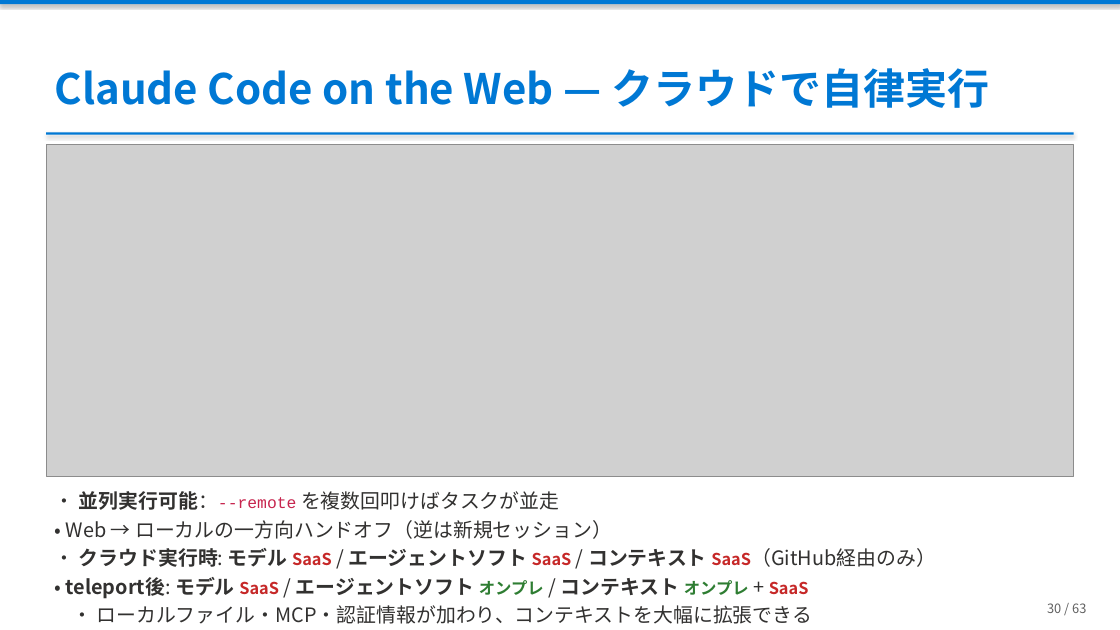
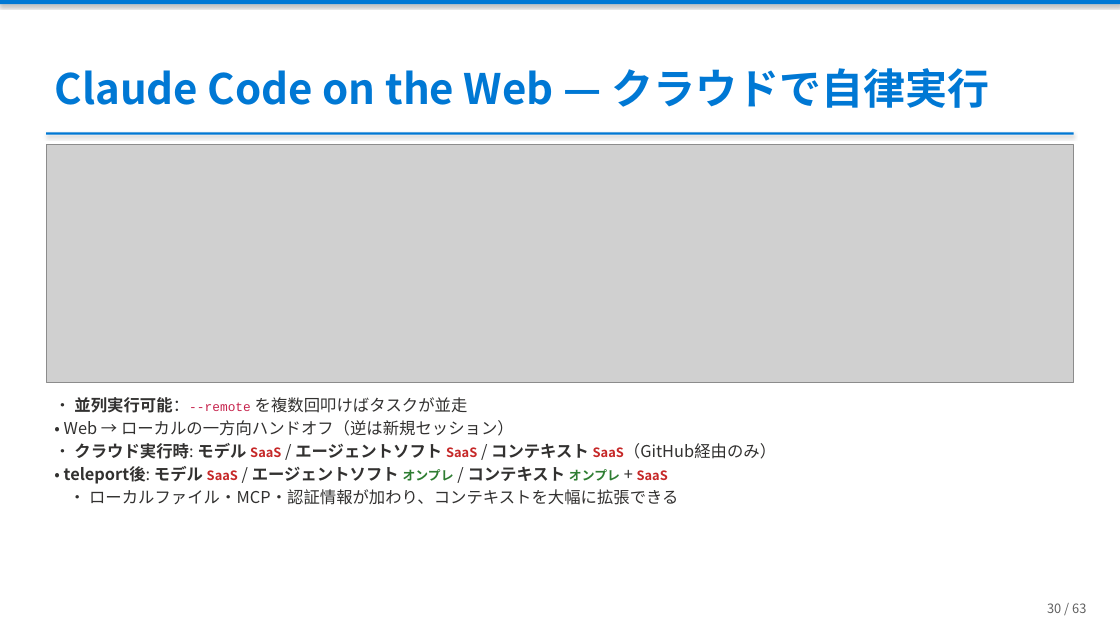
Before and after one commit to ebibibi/presentations, a slide deck: slide 30 of HCCJP_71/AI時代の「本当の」ハイブリッドクラウド — エージェントが実現した、あの頃の夢.pptx. Drawn at 1120x630 pixels with LibreOffice and Linux fonts; fonts in the diff are those of the drawing; grey boxes stand for pictures. Boxes give left, top, right and bottom in pixels: in the first picture for what was removed or moved away, otherwise in the second. Text is boxed around its words. In the diff, an @@ line names an element or a change of style, - is before the commit and + after.

```diff
--- a/HCCJP_71/AI時代の「本当の」ハイブリッドクラウド — エージェントが実現した、あの頃の夢.pptx
+++ b/HCCJP_71/AI時代の「本当の」ハイブリッドクラウド — エージェントが実現した、あの頃の夢.pptx
@@ picture: place and size @@
-picture at [46,145,1074,477]
+picture at [46,145,1074,383]
@@ text "• 並列実行可能：--remote を複数回叩けばタスクが並走": place and size @@
-text "• 並列実行可能：--remote を複数回叩けばタスクが並走" at [66,491,936,624]
+text "• 並列実行可能：--remote を複数回叩けばタスクが並走" at [64,397,776,505]
@@ text "• 並列実行可能：--remote を複数回叩けばタスクが並走" at [64,397,776,505]: size 17 to 14 pt in "• 並列実行可能：--remote を複数回叩けばタスクが並走", "• Web → ローカルの一方向ハンドオフ（逆は新規セッション）", "• クラウド実行時: モデル / エージェントソフト / コンテキスト ...", "• teleport後: モデル / エージェントソフト / コンテキスト ..." and 1 more places; size 14 to 11 pt in "並列実行可能：--remote", "SaaS SaaS SaaS（GitHub経由のみ）", "SaaS オンプレ オンプレ SaaS"; less space between paragraphs @@
```
Also in this commit, not shown: 8 other slides changed, 1 other file.
